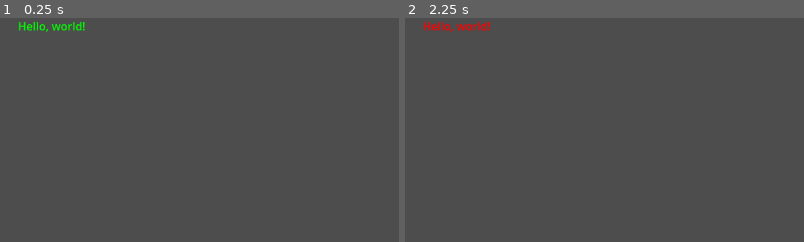
Above: before the commit, frames 1-2 (left to right).
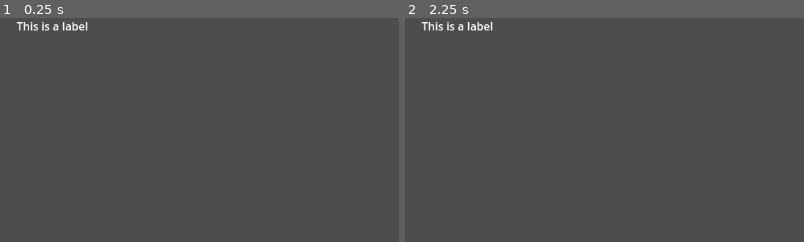
Above: after the commit, the same moments.

Repository: fernandoasg/GDScript-Tutorial
Game: Godot game, scene res://main.tscn
Same seed, same stepped clock (60 frames per second), same inputs: the game is played once before the commit and once after it.
Inputs:
- Up to frame 1 (0.25 s): no input
- Up to frame 2 (2.25 s): tap Enter at 0.5, 2 s; hold Space (my_Action) 0.53-1.28 s; tap Space (my_Action) at 1.35 s; hold Space (my_Action) from 2.03 s (still down)
The pictures show only the part of the screen within x 0-50%, y 0-50%; the shares and areas given below are measured in that part.

The runs differ from the first frame. In frame 1, 0.5% of the frame differs, in the area x 4-23%, y 1-7%; in frame 2, 0.5%.

Commit message:
Variables

Diff:
--- a/main.gd
+++ b/main.gd
@@ -1,13 +1,8 @@
 extends Node
 
-func _ready():
-	print("Hello, world!")
-	$Label.text = "Hello, world!"
-	$Label.modulate = Color.GREEN
+var health = 100
 
 func _input(event):
 	if event.is_action_pressed("my_Action"):
-		$Label.modulate = Color.RED
-
-	if event.is_action_released("my_Action"):
-		$Label.modulate = Color.GREEN
+		health -= 20
+		print(health)
